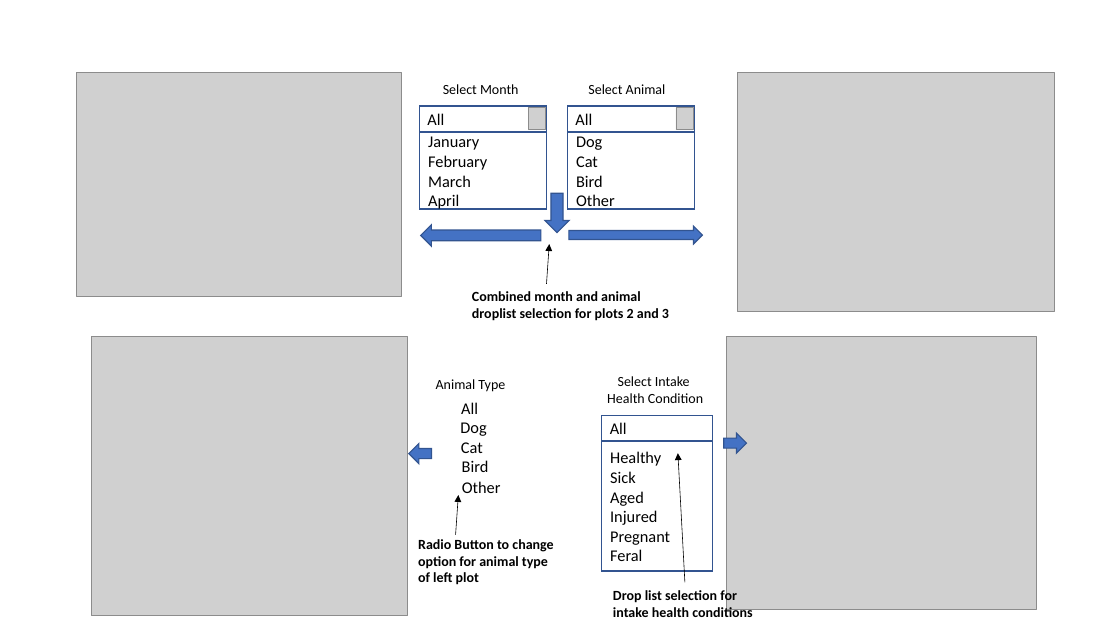
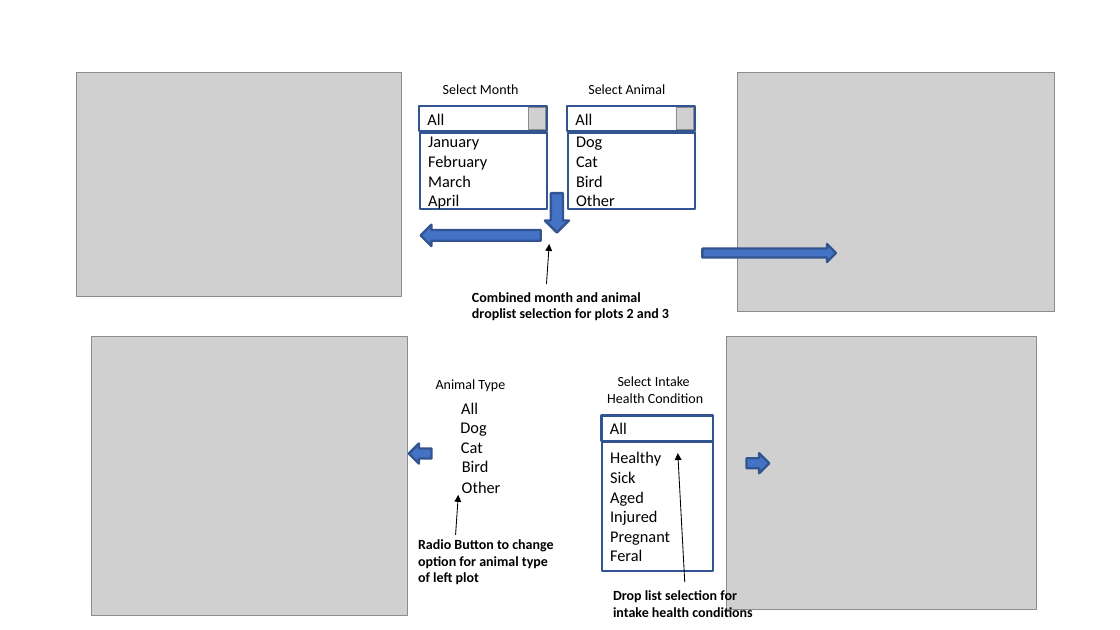
Before and after one commit to UBC-MDS/DSCI532_206_AAC_Rdashboard, a slide deck: slide 2 of img/sketch.pptx. Drawn at 1120x630 pixels with LibreOffice and Linux fonts; fonts in the diff are those of the drawing; grey boxes stand for pictures; background and template pictures are left out. Boxes give left, top, right and bottom in pixels: in the first picture for what was removed or moved away, otherwise in the second. Text is boxed around its words. In the diff, an @@ line names an element or a change of style, - is before the commit and + after.

```diff
--- a/img/sketch.pptx
+++ b/img/sketch.pptx
@@ arrow removed from (547, 284) to (549, 245) @@
@@ freeform shape added at (x1=547, y1=244, x2=549, y2=283), outline #000000 0.75 pt @@
@@ outline #325491 1 pt to #325491 2 pt; proportions changed in 4 elements at (x1=421, y1=225, x2=541, y2=247), (x1=545, y1=193, x2=570, y2=233), (x1=747, y1=453, x2=770, y2=473), (x1=702, y1=245, x2=836, y2=262) @@
@@ left arrow moved from (x1=569, y1=226, x2=702, y2=244) to (x1=702, y1=245, x2=836, y2=262) @@
@@ outline #325491 1 pt to #325491 2 pt in 6 elements at (x1=567, y1=106, x2=695, y2=131), (x1=568, y1=133, x2=695, y2=209), (x1=419, y1=106, x2=547, y2=131), (x1=420, y1=133, x2=547, y2=209), (x1=602, y1=442, x2=712, y2=571), (x1=602, y1=416, x2=712, y2=441) @@
@@ arrow removed from (685, 582) to (678, 453) @@
@@ freeform shape added at (x1=678, y1=453, x2=685, y2=582), outline #000000 0.75 pt @@
@@ left arrow moved from (x1=724, y1=434, x2=747, y2=454) to (x1=747, y1=453, x2=770, y2=473) @@
@@ arrow removed from (455, 535) to (459, 495) @@
@@ freeform shape added at (x1=455, y1=495, x2=458, y2=534), outline #000000 0.75 pt @@
```
Also in this commit, not shown: 1 other slide changed, 2 other files.
